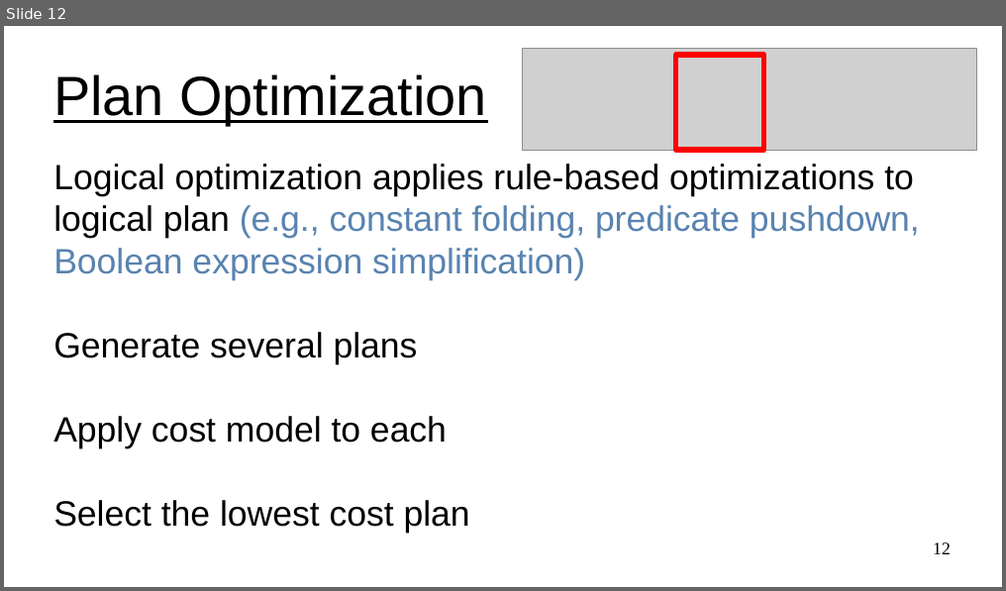
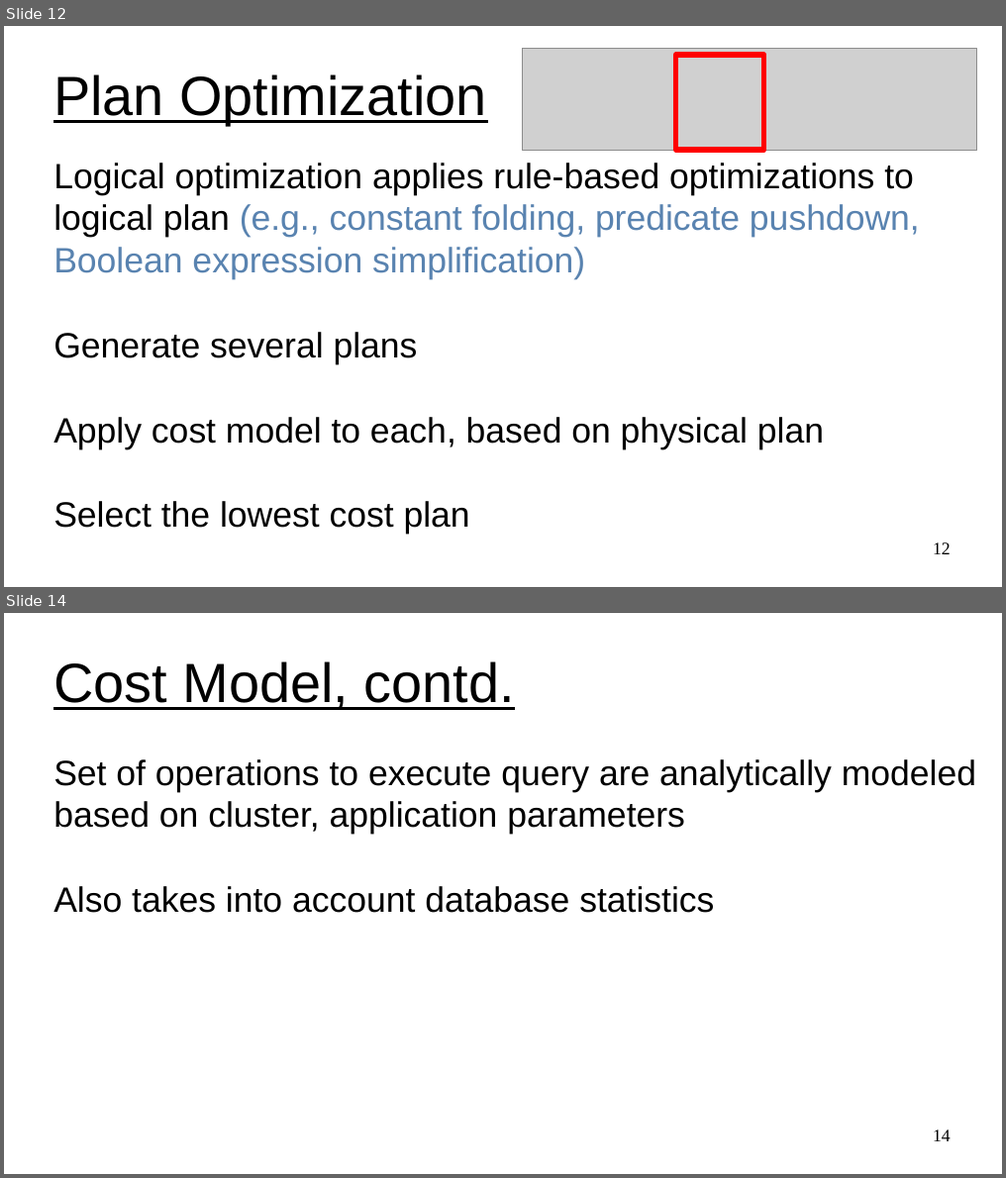
Before and after one commit to UVADS/distributed_computing, a slide deck: 03_dataframes_and_spark_sql/content_catalyst_optimizer/catalyst_optimizer_for_spark_sql.ppt. Shown one above the other, each under a label of ours: slide 12 before the commit, slides 12 and 14 after it; the slides between them are not shown. The pictures are 1006x591 and 1006x1178 pixels, drawn with LibreOffice and Linux fonts; fonts in the diff are those of the drawing; grey boxes stand for pictures. Boxes give left, top, right and bottom in pixels: in the first picture for what was removed or moved away, otherwise in the second. Text is boxed around its words. In the diff, an @@ line names an element or a change of style, - is before the commit and + after.

```diff
--- a/03_dataframes_and_spark_sql/content_catalyst_optimizer/catalyst_optimizer_for_spark_sql.ppt
+++ b/03_dataframes_and_spark_sql/content_catalyst_optimizer/catalyst_optimizer_for_spark_sql.ppt
@@ slide 14 added at <box>4,613,1002,1174</box>, background #FFFFFF @@
@@ title added at <box>54,662,515,710</box>, 44 pt, text #000000, underline @@
+Cost Model, contd.
@@ subtitle added at <box>54,760,976,913</box>, 28 pt, text #000000 @@
+Set of operations to execute query are analytically modeled
+based on cluster, application parameters
+Also takes into account database statistics
@@ page number added at <box>933,1130,950,1142</box>, 14 pt, text #000000 @@
+14
@@ slide 12 changed as well @@
@@ subtitle at <box>54,417,824,450</box>: text changed @@
-Apply cost model to each
+Apply cost model to each, based on physical plan
```
Also in this commit, not shown: 3 other slides changed, 4 other slides added, 1 slide removed, 1 other file.
